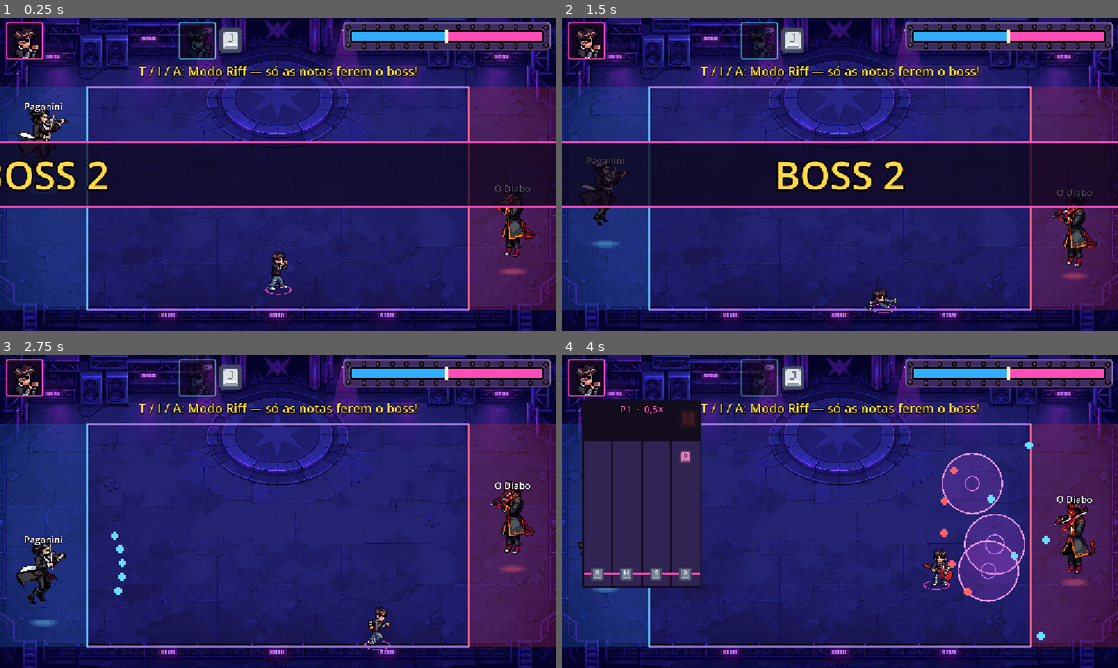
Above: before the commit, frames 1-4 (two rows, left to right).
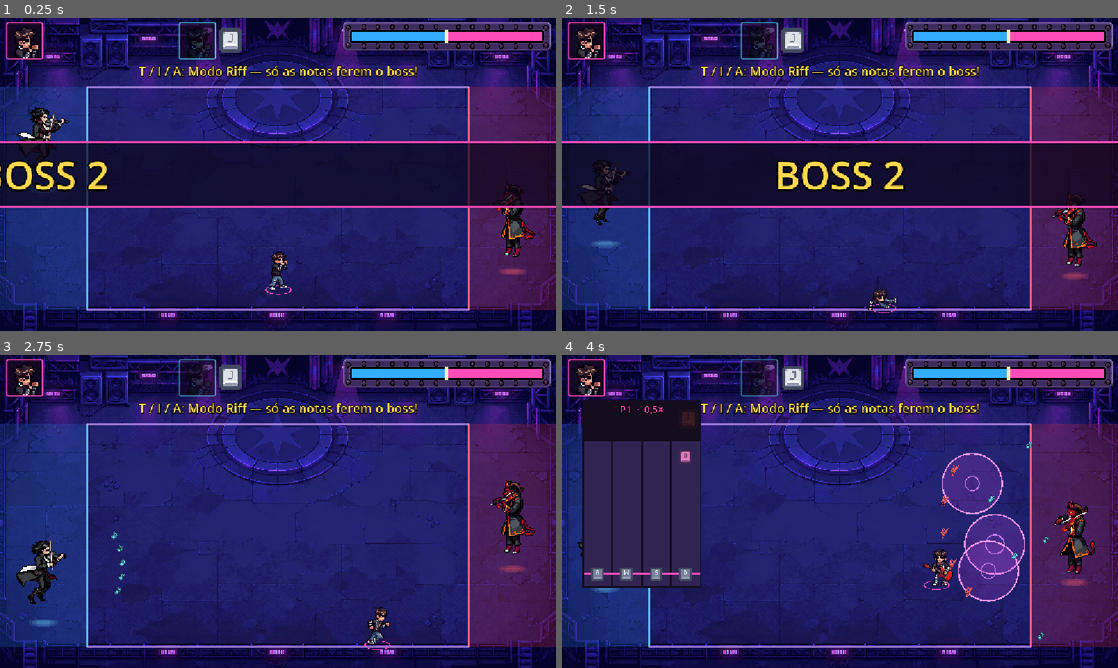
Above: after the commit, the same moments.

Repository: lucas-gif561/metalworld
Game: Godot game, scene res://fases/boss_2/boss_2.tscn
Same seed, same stepped clock (60 frames per second), same inputs: the game is played once before the commit and once after it. This scene is started directly instead of the project's main scene. Sound files missing from this copy of the repository are replaced by a short silence.
Inputs (mouse positions are in pixels of both pictures, inside the frame that each line leads up to):
- Up to frame 1 (0.25 s): no input
- Up to frame 2 (1.5 s): tap Enter at 0.5 s; move the mouse to (962, 158) at 0.52 s; hold D (mover_direita) 0.53-1.28 s; hold F (atacar) 0.53-1.28 s; click (962, 158) at 0.67 s; move the mouse to (728, 190) at 1.27 s; hold S (mover_baixo) from 1.28 s (still down); tap G (dodge) at 1.35 s; click (728, 190) at 1.42 s
- Up to frame 3 (2.75 s): move the mouse to (333, 442) at 2.02 s; release S (mover_baixo) at 2.03 s; hold D (mover_direita) from 2.03 s (still down); tap Y (interagir) at 2.1 s; click (333, 442) at 2.17 s
- Up to frame 4 (4 s): move the mouse to (812, 574) at 2.77 s; release D (mover_direita) at 2.78 s; hold W (mover_cima) 2.78-3.53 s; tap R (p1_reiniciar) at 2.85 s; click (812, 574) at 2.92 s; move the mouse to (1006, 558) at 3.52 s; hold A (mover_esquerda) from 3.53 s (still down); tap T (p1_riff_mode) at 3.6 s; click (1006, 558) at 3.67 s

The runs differ from the first frame. In frame 1, 0.2% of the frame differs, in the area x 4-96%, y 26-56%; in frame 2, 0.1%; in frame 3, 0.4%; in frame 4, 0.4%, in the area x 68-96%, y 27-92%.

Commit message:
Boss 2: tiros em forma de nota e sem nomes sobre os duelistas
Cada duelista ganha textura_projetil e escala_projetil no Inspector: o
Paganini atira notas e o Diabo claves com chama, em tons de cinza para a
cor de cada lado continuar tingindo os tiros. Remove os rótulos com o nome
em cima do Paganini e do Diabo.

Co-Authored-By: Claude Opus 5.5 <noreply@anthropic.com>

Diff:
--- a/fases/boss_2/chefe_2.gd
+++ b/fases/boss_2/chefe_2.gd
@@ -418,10 +418,23 @@
 	projetil.position = projeteis.to_local(atirador.origem_tiro.global_position)
 	projetil.velocidade = atirador.velocidade_projetil
 	projetil.modulate = atirador.cor_projetil
+	_aplicar_desenho_do_tiro(projetil, atirador)
 	projetil.limite_lateral = rival.global_position.x
 	projetil.habilitar_dissonancia(atirador == paganini)
 	projetil.encontro_de_notas.connect(_ao_colidir_notas)
 	return projetil
+
+
+## Troca a bola padrão pela nota de quem atira. O tamanho acompanha a escala
+## que cada cena de projétil dá à bola (o pinball é maior), então muda durante
+## a partida conforme o tiro e fica em código.
+func _aplicar_desenho_do_tiro(projetil: ProjetilDuelo, atirador: Duelista) -> void:
+	if atirador.textura_projetil == null:
+		return
+	var desenho: Sprite2D = projetil.get_node("Sprite2D")
+	var largura_antiga = desenho.texture.get_width() * desenho.scale.x
+	desenho.texture = atirador.textura_projetil
+	desenho.scale = Vector2.ONE * largura_antiga * atirador.escala_projetil / atirador.textura_projetil.get_width()
 
 
 func morrer() -> void:
--- a/fases/boss_2/chefe_2.tscn
+++ b/fases/boss_2/chefe_2.tscn
@@ -11,11 +11,8 @@
 [ext_resource type="PackedScene" path="res://fases/boss_2/projetil_contratempo.tscn" id="8_contratempo"]
 [ext_resource type="PackedScene" path="res://fases/boss_2/dissonancia.tscn" id="9_dissonancia"]
 [ext_resource type="Texture2D" path="res://fases/boss_2/sprites/sombra_flutuar.png" id="10_sombra"]
-
-[sub_resource type="LabelSettings" id="LabelSettings_nome"]
-font_size = 32
-outline_size = 10
-outline_color = Color(0.06, 0.04, 0.12, 1)
+[ext_resource type="Texture2D" path="res://fases/boss_2/sprites/nota_paganini.png" id="11_nota_paganini"]
+[ext_resource type="Texture2D" path="res://fases/boss_2/sprites/nota_diabo.png" id="12_nota_diabo"]
 
 [sub_resource type="Animation" id="Animation_flutuar_paganini"]
 resource_name = "flutuar"
@@ -84,6 +81,7 @@
 percurso_glissando_alto = Vector2(365, 205)
 velocidade_projetil = 600.0
 cor_projetil = Color(0.42, 0.87, 1, 1)
+textura_projetil = ExtResource("11_nota_paganini")
 
 [node name="OrigemTiro" type="Marker2D" parent="AnimatedSprite2D"]
 position = Vector2(57, 0)
@@ -105,16 +103,6 @@
 z_index = 1
 width = 5.0
 default_color = Color(0.42, 0.87, 1, 0.65)
-
-[node name="Nome" type="Label" parent="AnimatedSprite2D"]
-offset_left = -120.0
-offset_top = -160.0
-offset_right = 120.0
-offset_bottom = -116.0
-mouse_filter = 2
-text = "Paganini"
-label_settings = SubResource("LabelSettings_nome")
-horizontal_alignment = 1
 
 [node name="Sombra" type="Sprite2D" parent="AnimatedSprite2D"]
 show_behind_parent = true
@@ -143,6 +131,7 @@
 abertura_leque = 64.0
 velocidade_projetil = 550.0
 cor_projetil = Color(1, 0.38, 0.41, 1)
+textura_projetil = ExtResource("12_nota_diabo")
 
 [node name="OrigemTiro" type="Marker2D" parent="Diabo"]
 position = Vector2(-57, 0)
@@ -152,16 +141,6 @@
 z_index = 1
 width = 5.0
 default_color = Color(1, 0.38, 0.41, 0.65)
-
-[node name="Nome" type="Label" parent="Diabo"]
-offset_left = -120.0
-offset_top = -160.0
-offset_right = 120.0
-offset_bottom = -116.0
-mouse_filter = 2
-text = "O Diabo"
-label_settings = SubResource("LabelSettings_nome")
-horizontal_alignment = 1
 
 [node name="Sombra" type="Sprite2D" parent="Diabo"]
 show_behind_parent = true
--- a/fases/boss_2/duelista.gd
+++ b/fases/boss_2/duelista.gd
@@ -22,6 +22,11 @@
 @export_range(0.0, 80.0) var abertura_leque: float = 52.0
 @export var velocidade_projetil: float = 600.0
 @export var cor_projetil: Color = Color.WHITE
+## Desenho dos tiros deste duelista (em tons de cinza: a cor_projetil tinge por cima).
+## Sem textura, os tiros usam a bola padrão da cena do projétil.
+@export var textura_projetil: Texture2D
+## Tamanho do desenho em relação à bola padrão (1 = mesmo tamanho na tela)
+@export var escala_projetil: float = 1.5
 
 @onready var origem_tiro: Marker2D = $OrigemTiro
 @onready var aviso_mira: Line2D = $AvisoMira
Binary file added: fases/boss_2/sprites/nota_diabo.png
Not shown, added: fases/boss_2/sprites/nota_diabo.png.import
Binary file added: fases/boss_2/sprites/nota_paganini.png
Not shown, added: fases/boss_2/sprites/nota_paganini.png.import
